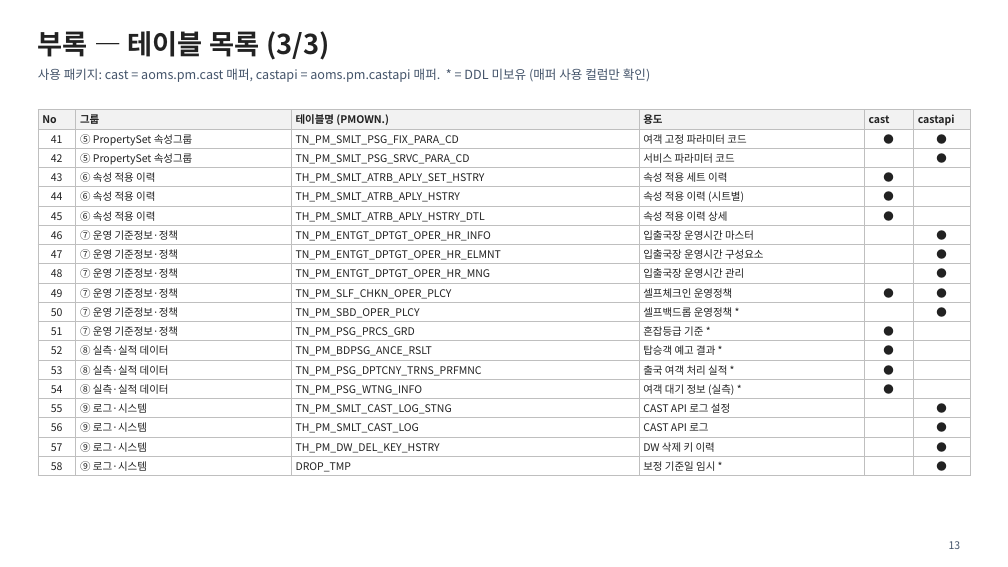
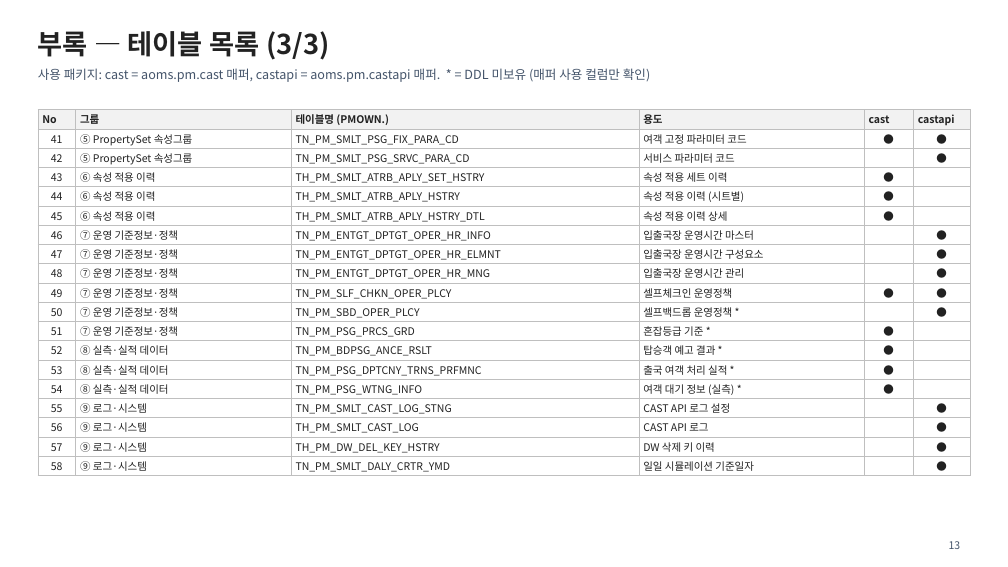
Before and after one commit to nsc5432/publishing, a slide deck: slide 13 of docs/pmown-table-erd.pptx. Drawn at 1008x567 pixels with LibreOffice and Linux fonts; fonts in the diff are those of the drawing. Boxes give left, top, right and bottom in pixels: in the first picture for what was removed or moved away, otherwise in the second. Text is boxed around its words. In the diff, an @@ line names an element or a change of style, - is before the commit and + after.

Commit message:
docs: update ERD for daily simulation base date table

```diff
--- a/docs/pmown-table-erd.pptx
+++ b/docs/pmown-table-erd.pptx
@@ table at [38, 110, 970, 476] @@
-row 19, column 3: DROP_TMP
+row 19, column 3: TN_PM_SMLT_DALY_CRTR_YMD
-row 19, column 4: 보정 기준일 임시 *
+row 19, column 4: 일일 시뮬레이션 기준일자
```
Also in this commit, not shown: 3 other slides changed.
